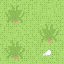
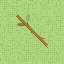
Layers edited between the first and the second 64×64 image:
added layer "tile10" above "tile9" over [5, 5, 59, 60]
hid group "tile2" (5 layers) over [5, 5, 59, 60]
